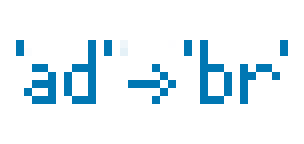
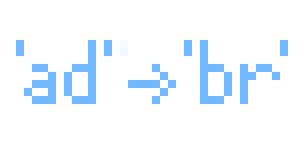
Layered file, before and after one edit (304px x 144px). Changes by layer:
painted on "Fond 1" over bbox(16, 40, 288, 104)
